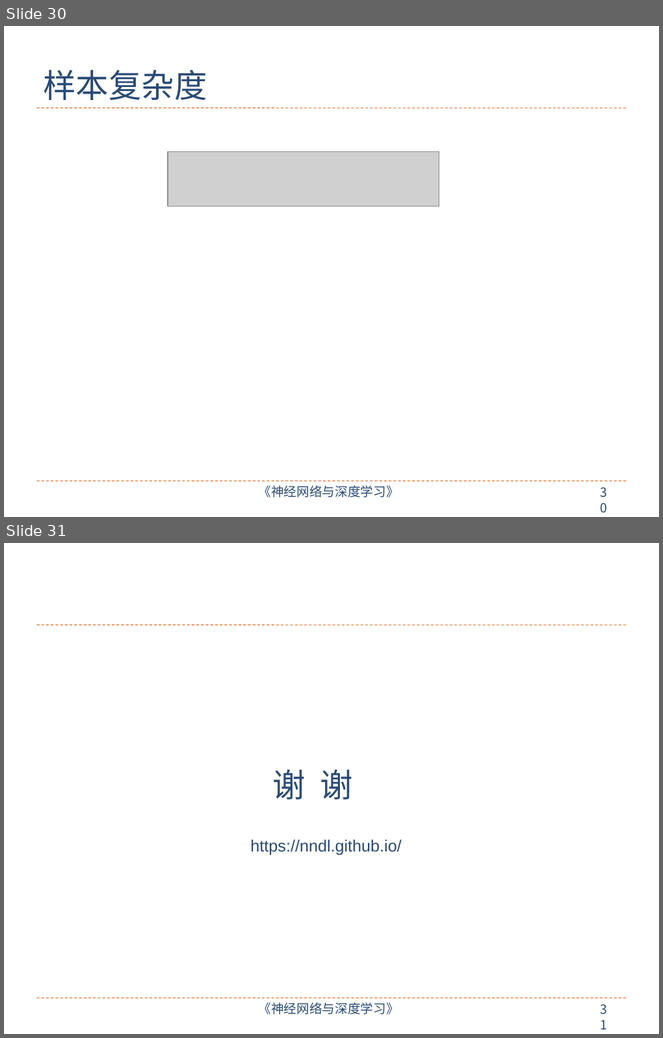
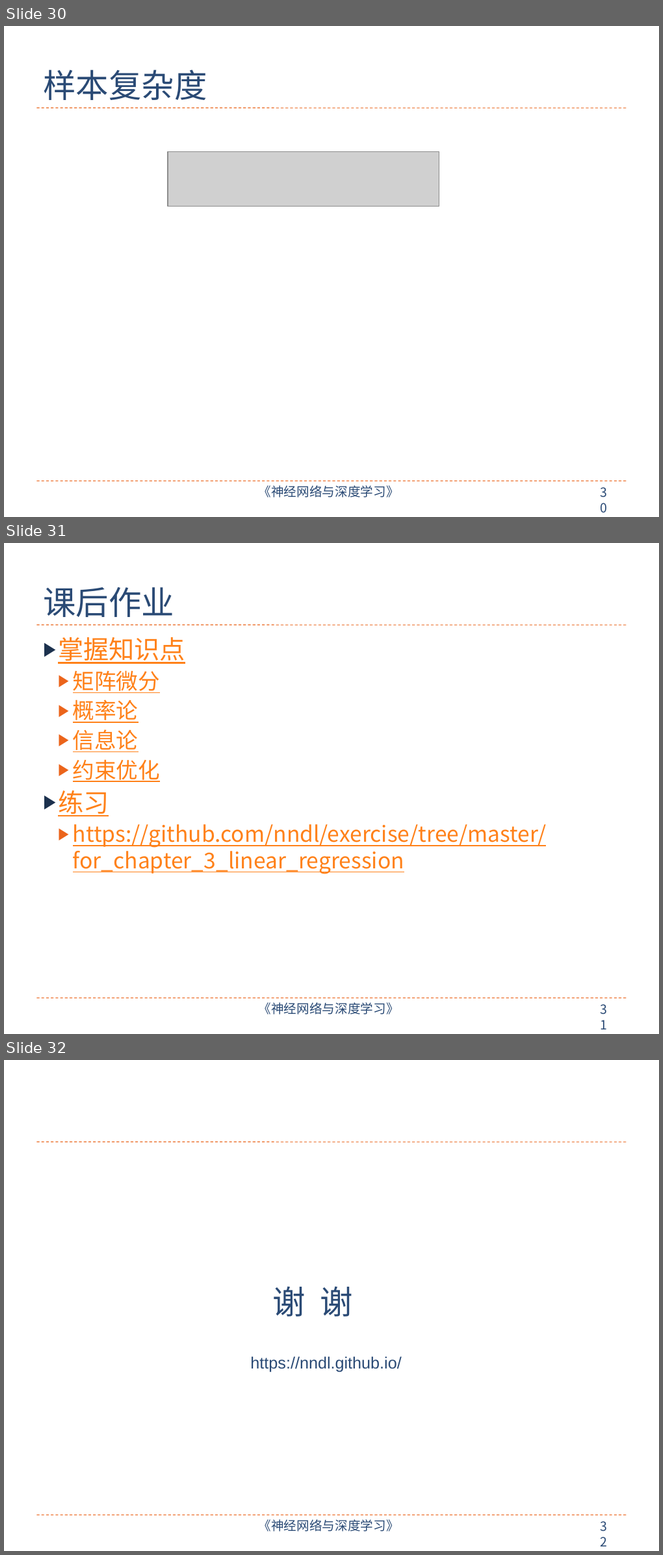
Before and after one commit to nndl/nndl.github.io, a slide deck: ppt/chap-机器学习概述.pptx. Shown one above the other, each under a label of ours: slides 30 and 31 before the commit, slides 30, 31 and 32 after it. The pictures are 663x1038 and 663x1555 pixels, drawn with LibreOffice and Linux fonts; fonts in the diff are those of the drawing; grey boxes stand for pictures. Boxes give left, top, right and bottom in pixels: in the first picture for what was removed or moved away, otherwise in the second. Text is boxed around its words. In the diff, an @@ line names an element or a change of style, - is before the commit and + after.

```diff
--- a/ppt/chap-机器学习概述.pptx
+++ b/ppt/chap-机器学习概述.pptx
@@ slide 31 added at [4, 543, 659, 1034], background #FFFFFF; not listed: 4 template elements that a slide beside it also shows @@
@@ title added at [43, 587, 174, 617], 36 pt, text #2A4A75 @@
+课后作业
@@ text added at [58, 637, 547, 875], 24 pt, text #FF8119, underline @@
+▶ 掌握知识点
+  ▶ 矩阵微分
+  ▶ 概率论
+  ▶ 信息论
+  ▶ 约束优化
+▶ 练习
+  ▶ https://github.com/nndl/exercise/tree/master/for_chapter_3_linear_regression
@@ what was slide 31 is now slide 32 @@
@@ page number at [594, 1516, 621, 1538]: text changed @@
-31
+32
```
Also in this commit, not shown: 1 slide changed, 3 other slides added, 3 slides removed, 4 other files.
